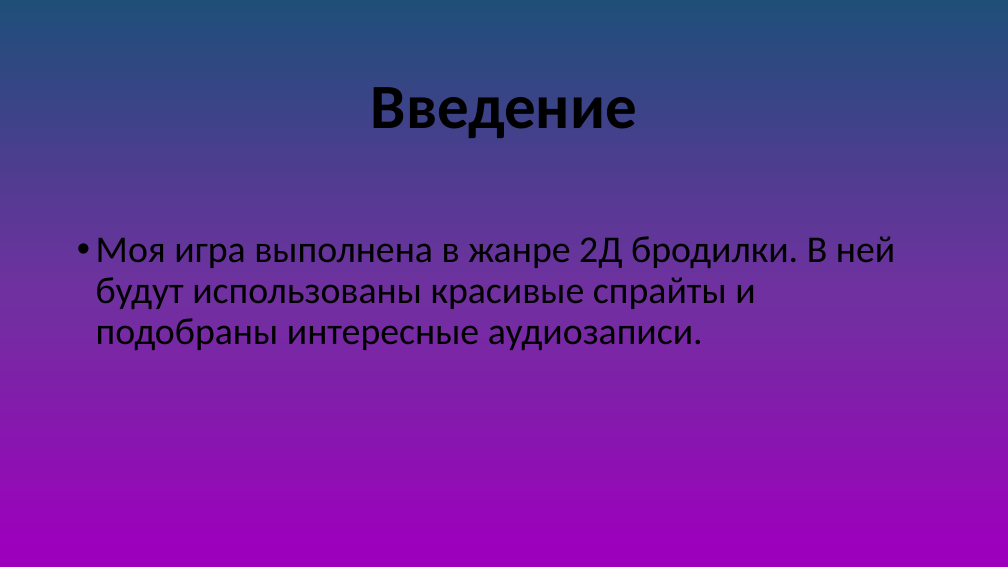
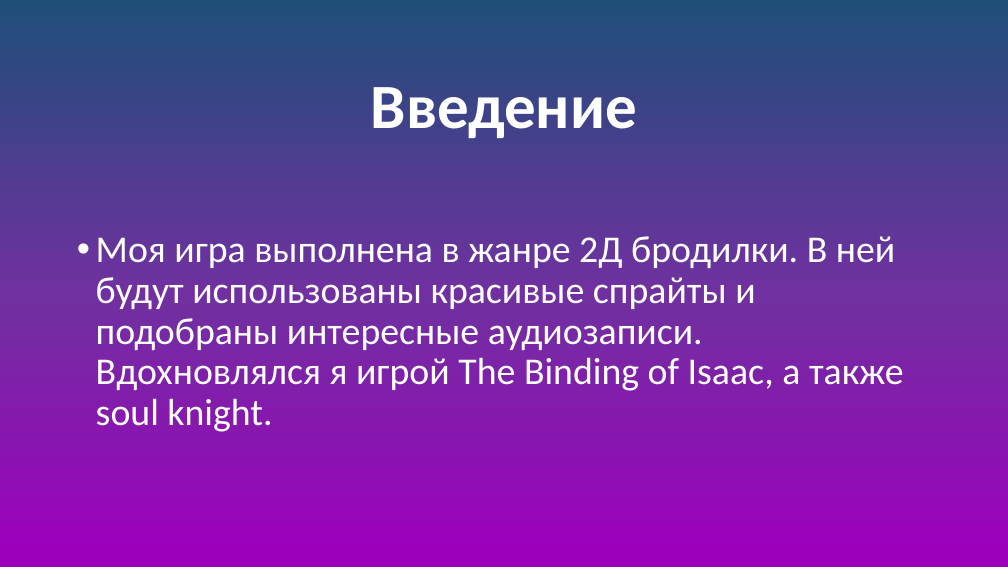
Before and after one commit to Father-Dog-Danil/Pygame_solo, a slide deck: slide 2 of doc/презентация.pptx. Drawn at 1008x567 pixels with LibreOffice and Linux fonts; fonts in the diff are those of the drawing. Boxes give left, top, right and bottom in pixels: in the first picture for what was removed or moved away, otherwise in the second. Text is boxed around its words. In the diff, an @@ line names an element or a change of style, - is before the commit and + after.

```diff
--- a/doc/презентация.pptx
+++ b/doc/презентация.pptx
@@ title "Введение" at (371, 87, 637, 138): text colour #000000 to #FFFFFF @@
@@ text at (96, 236, 904, 432): text changed; text colour #000000 to #FFFFFF @@
-• Моя игра выполнена в жанре 2Д бродилки. В ней будут использованы красивые спрайты и подобраны интересные аудиозаписи.
+• Моя игра выполнена в жанре 2Д бродилки. В ней будут использованы красивые спрайты и подобраны интересные аудиозаписи. Вдохновлялся я игрой The Binding of Isaac, а также soul knight.
```
Also in this commit, not shown: 3 other slides changed, 1 slide added, 1 slide removed.
